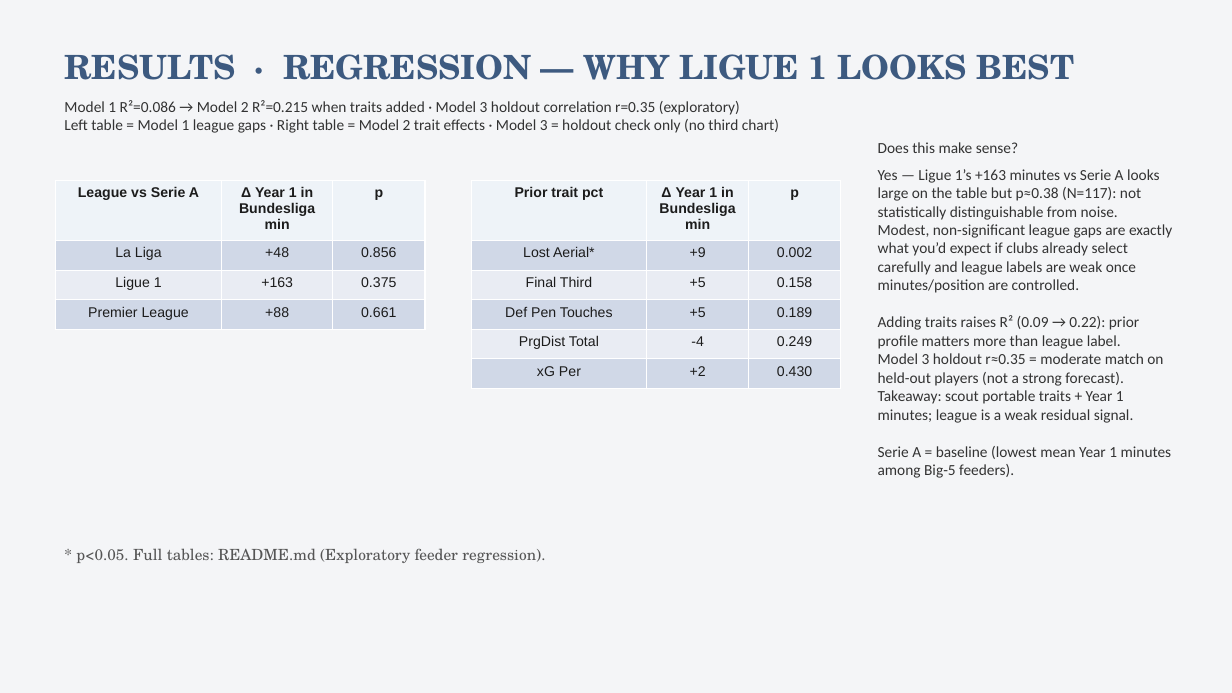
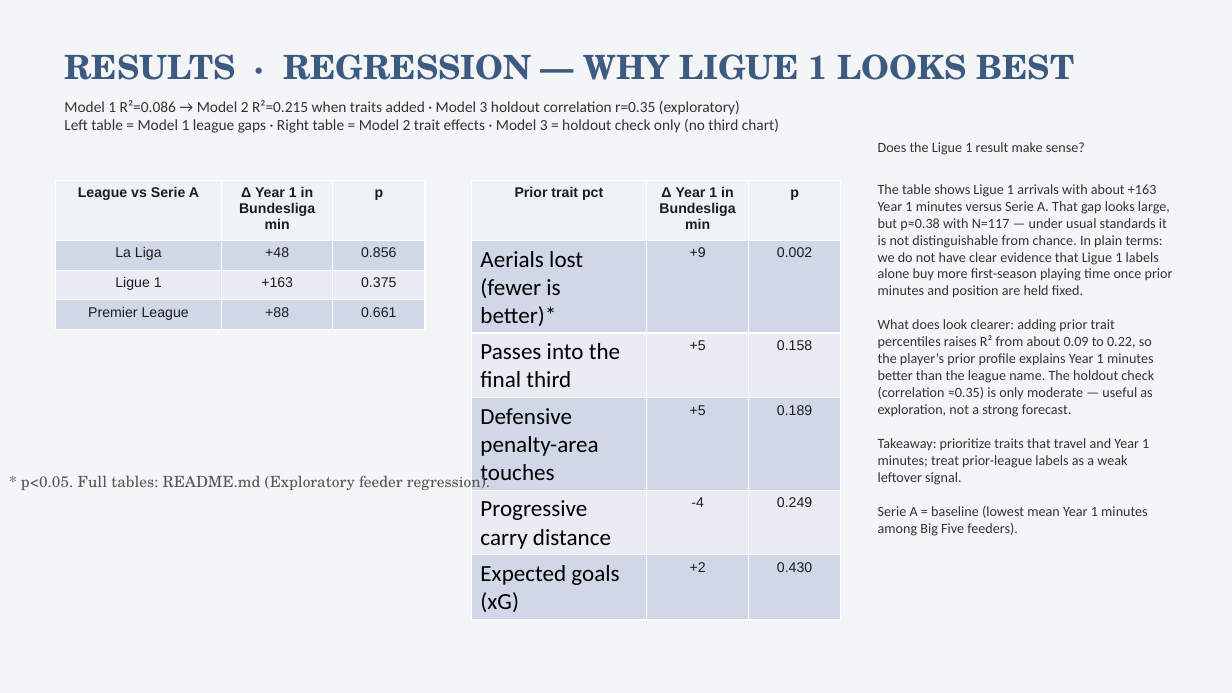
Before and after one commit to colbymorris08/bundesliga-transfer-traits, a slide deck: slide 19 of bundesliga_transfer_traits.pptx. Drawn at 1232x693 pixels with LibreOffice and Linux fonts; fonts in the diff are those of the drawing. Boxes give left, top, right and bottom in pixels: in the first picture for what was removed or moved away, otherwise in the second. Text is boxed around its words. In the diff, an @@ line names an element or a change of style, - is before the commit and + after.

```diff
--- a/bundesliga_transfer_traits.pptx
+++ b/bundesliga_transfer_traits.pptx
@@ text at <box>878,142,1173,536</box>: text changed; size 12 to 11 pt @@
-Does this make sense?
-Yes — Ligue 1’s +163 minutes vs Serie A looks large on the table but p≈0.38 (N=117): not statistically distinguishable from noise. Modest, non-significant league gaps are exactly what you’d expect if clubs already select carefully and league labels are weak once minutes/position are controlled.
-Adding traits raises R² (0.09 → 0.22): prior profile matters more than league label.
-Model 3 holdout r≈0.35 = moderate match on held-out players (not a strong forecast).
-Takeaway: scout portable traits + Year 1 minutes; league is a weak residual signal.
-Serie A = baseline (lowest mean Year 1 minutes among Big-5 feeders).
+Does the Ligue 1 result make sense?
+The table shows Ligue 1 arrivals with about +163 Year 1 minutes versus Serie A. That gap looks large, but p≈0.38 with N=117 — under usual standards it is not distinguishable from chance. In plain terms: we do not have clear evidence that Ligue 1 labels alone buy more first-season playing time once prior minutes and position are held fixed.
+What does look clearer: adding prior trait percentiles raises R² from about 0.09 to 0.22, so the player’s prior profile explains Year 1 minutes better than the league name. The holdout check (correlation ≈0.35) is only moderate — useful as exploration, not a strong forecast.
+Takeaway: prioritize traits that travel and Year 1 minutes; treat prior-league labels as a weak leftover signal.
+Serie A = baseline (lowest mean Year 1 minutes among Big Five feeders).
@@ table at <box>471,180,841,619</box> @@
-row 2, column 1: Lost Aerial*
+row 2, column 1: Aerials lost (fewer is better)*
-row 3, column 1: Final Third
+row 3, column 1: Passes into the final third
-row 4, column 1: Def Pen Touches
+row 4, column 1: Defensive penalty-area touches
-row 5, column 1: PrgDist Total
+row 5, column 1: Progressive carry distance
-row 6, column 1: xG Per
+row 6, column 1: Expected goals (xG)
@@ text "* p<0.05. Full tables: README.md ...": place and size @@
-text "* p<0.05. Full tables: README.md ..." at <box>76,548,545,563</box>
+text "* p<0.05. Full tables: README.md ..." at <box>21,472,490,490</box>
```
Also in this commit, not shown: 22 other slides changed.
